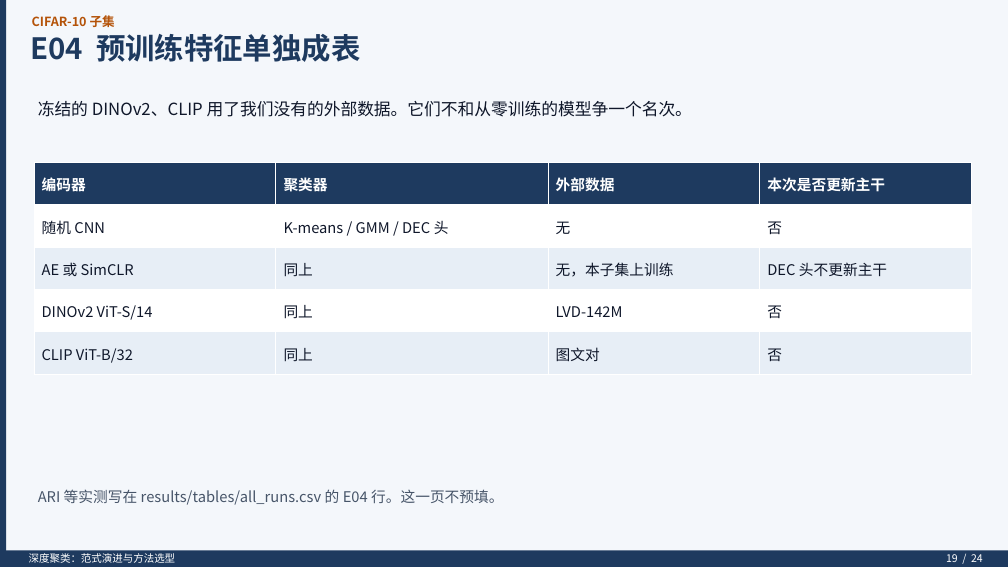
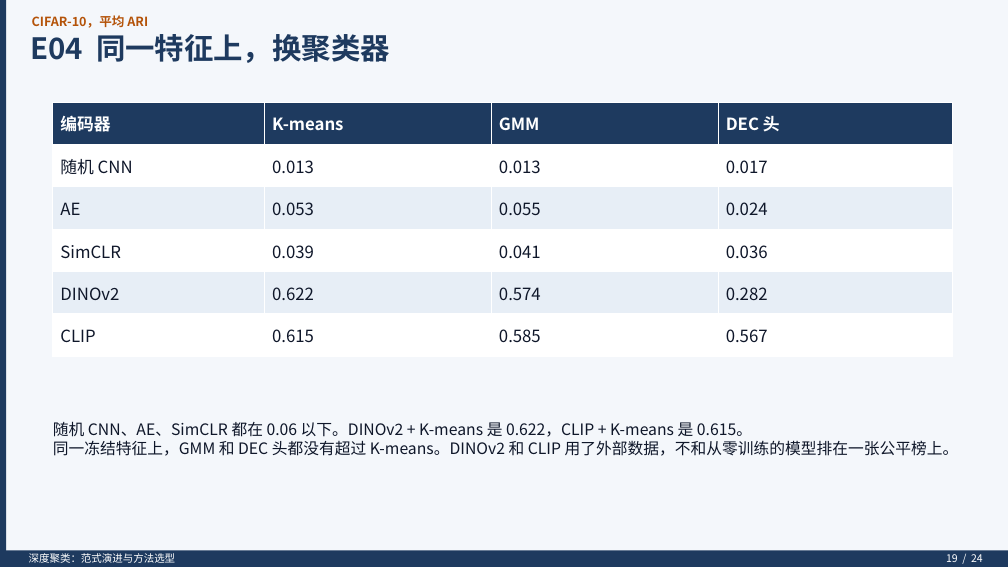
Before and after one commit to KQYaili/DeepClustering-Survey, a slide deck: slide 19 of presentation/DeepClustering-Survey.pptx. Drawn at 1008x567 pixels with LibreOffice and Linux fonts; fonts in the diff are those of the drawing. Boxes give left, top, right and bottom in pixels: in the first picture for what was removed or moved away, otherwise in the second. Text is boxed around its words. In the diff, an @@ line names an element or a change of style, - is before the commit and + after.

```diff
--- a/presentation/DeepClustering-Survey.pptx
+++ b/presentation/DeepClustering-Survey.pptx
@@ text at (32,15,148,28): text changed @@
-CIFAR-10 子集
+CIFAR-10，平均 ARI
@@ text at (30,34,390,63): text changed @@
-E04 预训练特征单独成表
+E04 同一特征上，换聚类器
@@ text removed at (38,101,692,117) @@
-冻结的 DINOv2、CLIP 用了我们没有的外部数据。它们不和从零训练的模型争一个名次。
@@ table added at (53,102,953,356), 6 rows, 4 columns @@
+编码器 | K-means | GMM | DEC 头
+随机 CNN | 0.013 | 0.013 | 0.017
+AE | 0.053 | 0.055 | 0.024
+SimCLR | 0.039 | 0.041 | 0.036
+DINOv2 | 0.622 | 0.574 | 0.282
+CLIP | 0.615 | 0.585 | 0.567
@@ table removed at (34,163,972,374), 5 rows, 4 columns @@
-编码器 | 聚类器 | 外部数据 | 本次是否更新主干
-随机 CNN | K-means / GMM / DEC 头 | 无 | 否
-AE 或 SimCLR | 同上 | 无，本子集上训练 | DEC 头不更新主干
-DINOv2 ViT-S/14 | 同上 | LVD-142M | 否
-CLIP ViT-B/32 | 同上 | 图文对 | 否
@@ text added at (53,421,959,456), 15 pt, text #0F172A @@
+随机 CNN、AE、SimCLR 都在 0.06 以下。DINOv2 + K-means 是 0.622，CLIP + K-means 是 0.615。
+同一冻结特征上，GMM 和 DEC 头都没有超过 K-means。DINOv2 和 CLIP 用了外部数据，不和从零训练的模型排在一张公平榜上。
@@ text removed at (38,489,504,505) @@
-ARI 等实测写在 results/tables/all_runs.csv 的 E04 行。这一页不预填。
```
Also in this commit, not shown: 3 other slides changed, 1 slide added, 1 slide removed, 1 other file.
